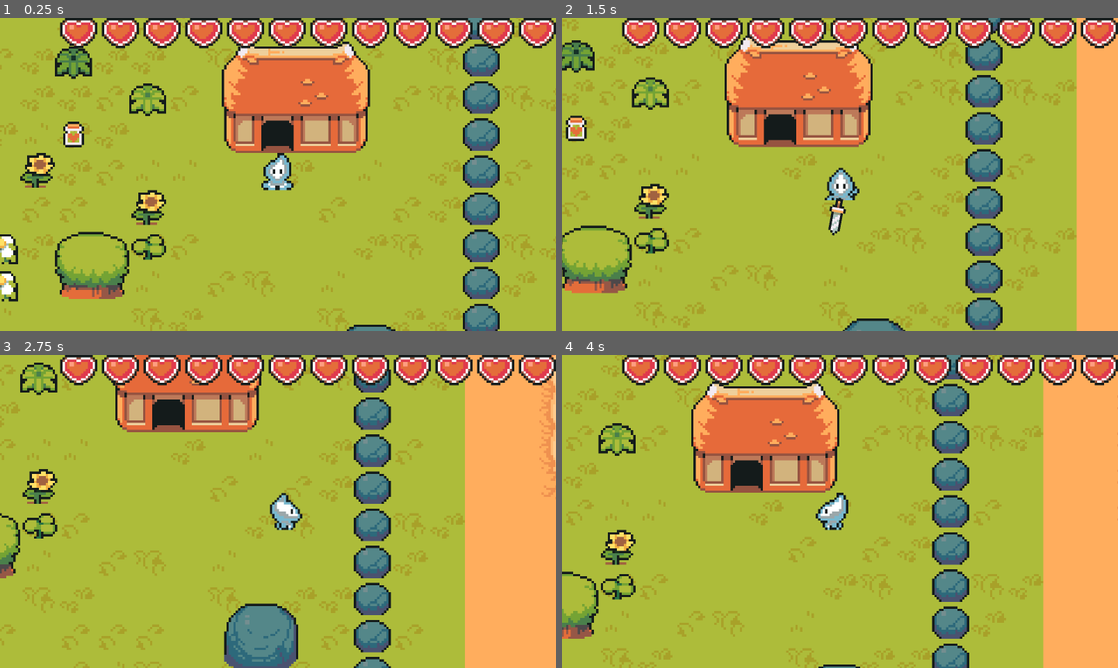
Above: before the commit, frames 1-4 (two rows, left to right).
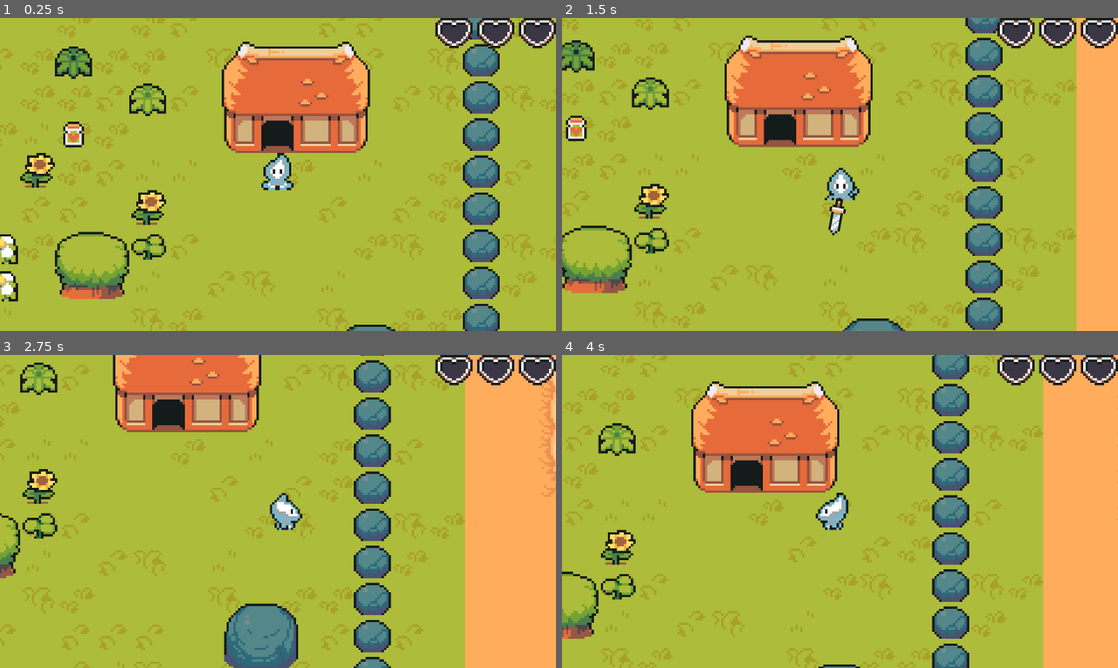
Above: after the commit, the same moments.

Repository: ArtemisSoftware/hidden-village
Game: Godot game, scene res://world/world.tscn
The game is run twice, just before and just after one commit, with the same random seed, the same clock (stepped at 60 frames per second) and the same inputs. The project has no main scene, so this scene is started directly.
Inputs:
- Up to frame 1 (0.25 s): no input
- Up to frame 2 (1.5 s): hold Right (ui_right) 0.53-1.28 s; tap A (attack) at 0.6, 1.35 s; hold Down (ui_down) from 1.28 s (still down)
- Up to frame 3 (2.75 s): release Down (ui_down) at 2.03 s; hold Right (ui_right) from 2.03 s (still down); tap A (attack) at 2.1 s
- Up to frame 4 (4 s): release Right (ui_right) at 2.78 s; hold Up (ui_up) 2.78-3.53 s; tap A (attack) at 2.85, 3.6 s; hold Left (ui_left) from 3.53 s (still down)

The runs differ from the first frame. In frame 1, 5.6% of the frame differs, in the area x 10-100%, y 0-10%; in frame 2, 5.6%; in frame 3, 5.3%; in frame 4, 5.6%.

Commit message:
Heart Fractions

Diff:
--- a/hud/components/heart.gd
+++ b/hud/components/heart.gd
@@ -11,7 +11,13 @@
 func _process(delta: float) -> void:
 	pass
 
-func update(isWhole: bool) -> void:
-	if isWhole: sprite_2d.frame = 4
-	else: sprite_2d.frame = 0
+func update(fraction: int) -> void:
+
+	match fraction:
+		0: sprite_2d.frame = 4
+		1: sprite_2d.frame = 3
+		2: sprite_2d.frame = 2
+		3: sprite_2d.frame = 1
+		4: sprite_2d.frame = 0
+
 	pass
--- a/hud/player/healt_hud.gd
+++ b/hud/player/healt_hud.gd
@@ -13,6 +13,7 @@
 	pass
 
 func set_max_health(max: int) -> void:
+	max = max / 4
 	for index in range(max):
 		var heart = HEART.instantiate()
 		add_child(heart)
@@ -22,9 +23,17 @@
 func update_health(current_health: int) -> void:
 	var health = get_children()
 
-	for index in range(current_health):
-		health[index].update(true)
+	var full_hearts = current_health / 4
 
-	for index in range(current_health, health.size()):
-		health[index].update(false)
+
+	for index in range(full_hearts):
+		health[index].update(4)
+
+	if full_hearts == health.size(): return
+
+	var remainder = current_health % 4
+	health[full_hearts].update(remainder)
+
+	for index in range(full_hearts + 1, health.size()):
+		health[index].update(0)
 	pass
